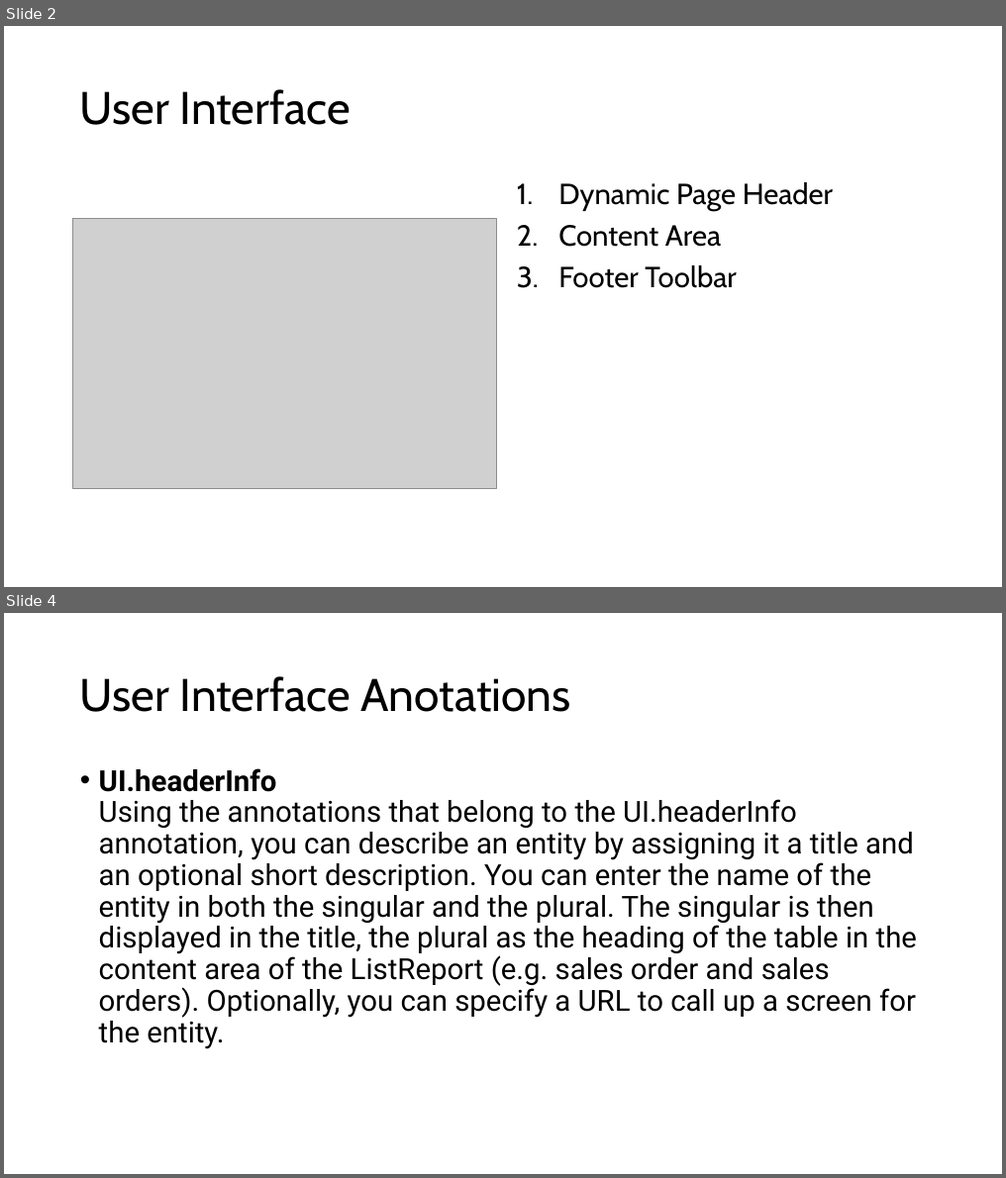
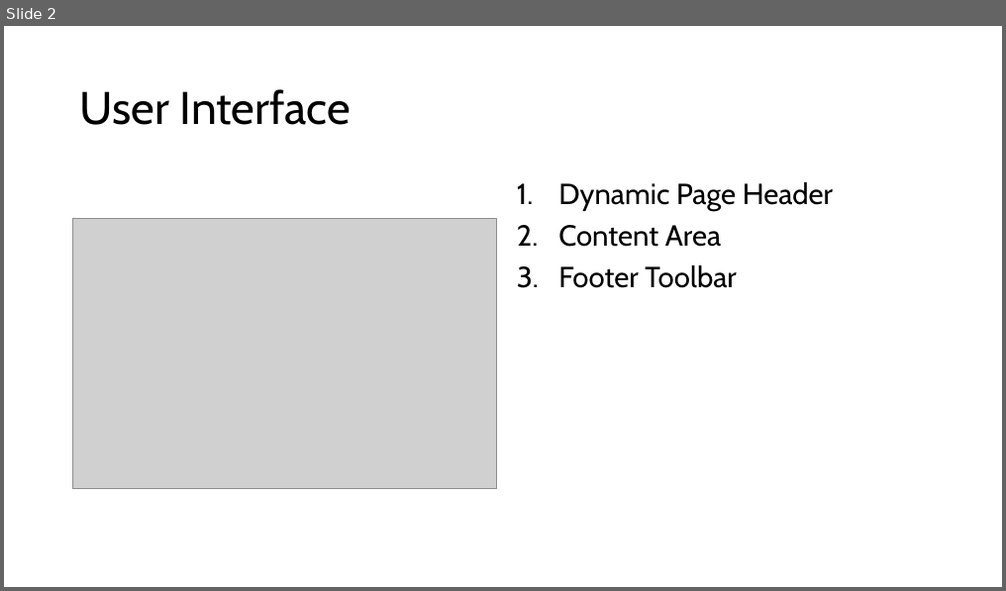
Before and after one commit to DevelopmentBvise/Schulung, a slide deck: RAP UI Interface/Präsentation1.pptx. Shown one above the other, each under a label of ours: slides 2 and 4 before the commit, slide 2 after it; the slides between them are not shown. The pictures are 1006x1178 and 1006x591 pixels, drawn with LibreOffice and Linux fonts; fonts in the diff are those of the drawing; grey boxes stand for pictures. Boxes give left, top, right and bottom in pixels: in the first picture for what was removed or moved away, otherwise in the second. Text is boxed around its words. In the diff, an @@ line names an element or a change of style, - is before the commit and + after.

```diff
--- a/RAP UI Interface/Präsentation1.pptx
+++ b/RAP UI Interface/Präsentation1.pptx
@@ slide 4 removed at (4,613,1002,1174), background #FFFFFF @@
@@ title removed at (80,676,570,712) @@
-User Interface Anotations
@@ text removed at (99,768,917,1050) @@
-• UI.headerInfo
-  Using the annotations that belong to the UI.headerInfo annotation, you can describe an entity by assigning it a title and an optional short description. You can enter the name of the entity in both the singular and the plural. The singular is then displayed in the title, the plural as the heading of the table in the content area of the ListReport (e.g. sales order and sales orders). Optionally, you can specify a URL to call up a screen for the entity.
```
Also in this commit, not shown: 1 slide changed.
